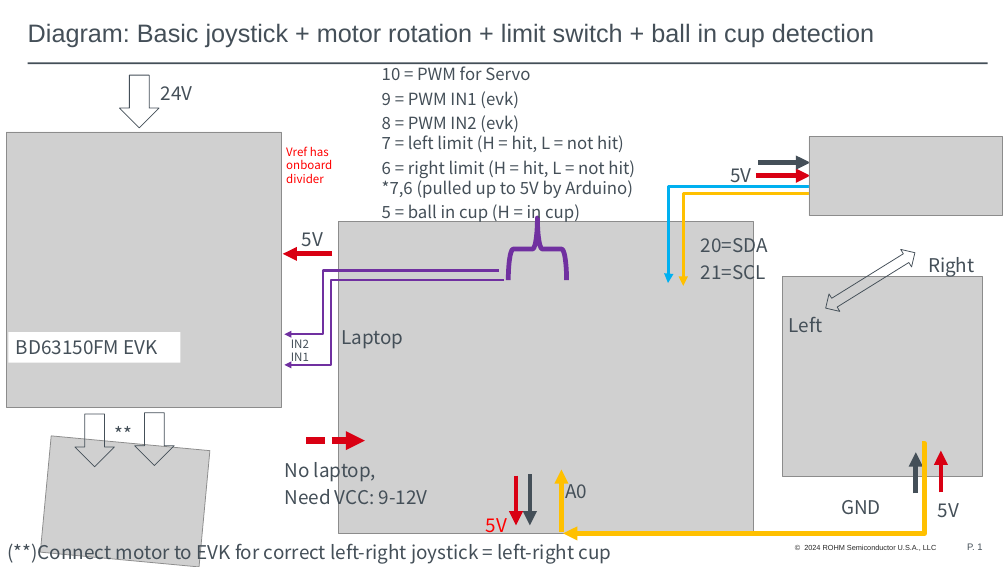
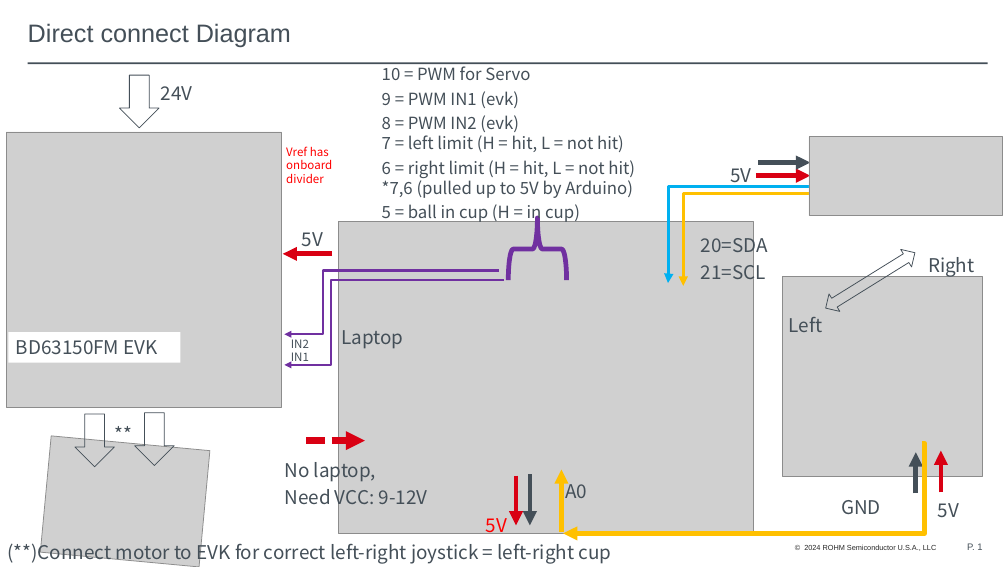
Before and after one commit to mvanocht/Ping-Pong-Catcher, a slide deck: slide 1 of PingPongCathcher_Diagram.pptx. Drawn at 1008x567 pixels with LibreOffice and Linux fonts; fonts in the diff are those of the drawing; grey boxes stand for pictures; background and template pictures are left out. Boxes give left, top, right and bottom in pixels: in the first picture for what was removed or moved away, otherwise in the second. Text is boxed around its words. In the diff, an @@ line names an element or a change of style, - is before the commit and + after.

Commit message:
Update PingPongCathcher_Diagram.pptx
update with pages to show Protoshield connections and dip switches for "limit simulation"

```diff
--- a/PingPongCathcher_Diagram.pptx
+++ b/PingPongCathcher_Diagram.pptx
@@ title at (28,23,291,47): text changed @@
-Diagram: Basic joystick + motor rotation + limit switch + ball in cup detection
+Direct connect Diagram
```
Also in this commit, not shown: 2 slides added.
